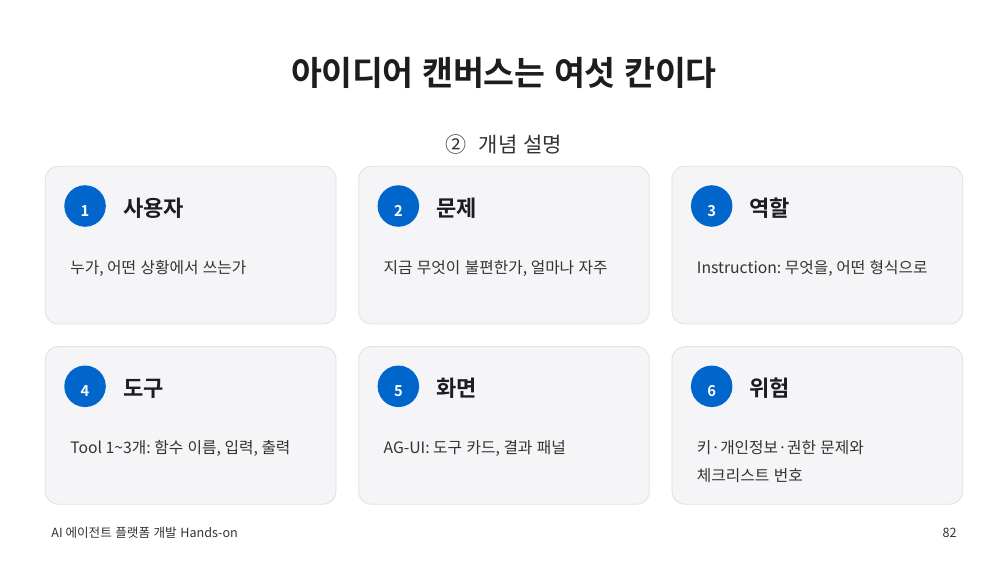
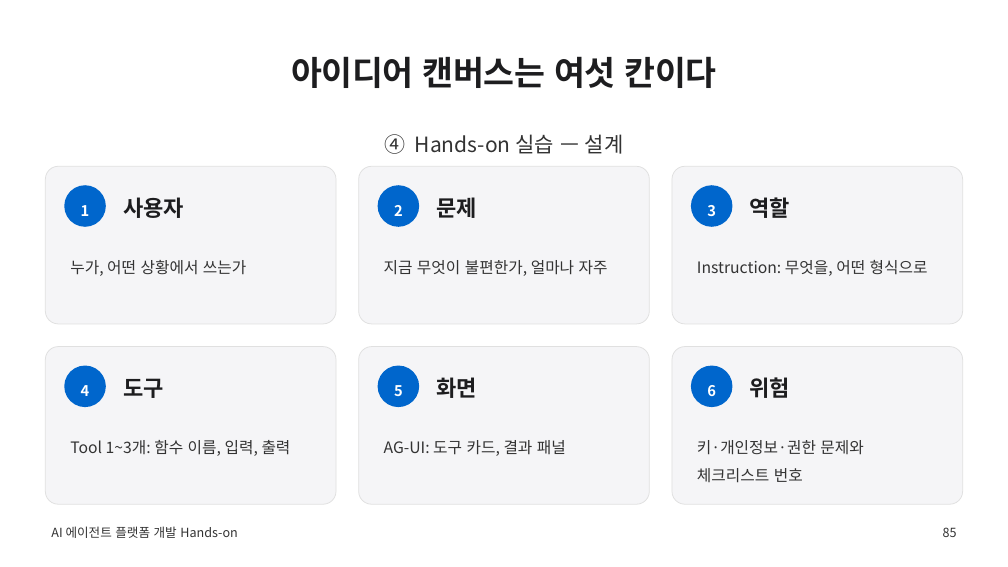
Before and after one commit to GNOEYHEAT/hands-on-ai-agent-platform, a slide deck: slide 85 of slides/hands-on-ai-agent-platform-advanced.pptx (slide 82 before the commit). Drawn at 1008x567 pixels with LibreOffice and Linux fonts; fonts in the diff are those of the drawing. Boxes give left, top, right and bottom in pixels: in the first picture for what was removed or moved away, otherwise in the second. Text is boxed around its words. In the diff, an @@ line names an element or a change of style, - is before the commit and + after.

```diff
--- a/slides/hands-on-ai-agent-platform-advanced.pptx
+++ b/slides/hands-on-ai-agent-platform-advanced.pptx
@@ text at bbox=[384, 134, 624, 154]: text changed @@
-② 개념 설명
+④ Hands-on 실습 — 설계
@@ text at bbox=[943, 527, 957, 537]: text changed @@
-82
+85
```
Also in this commit, not shown: 83 other slides changed, 4 slides added, 1 slide removed, 16 other files.
